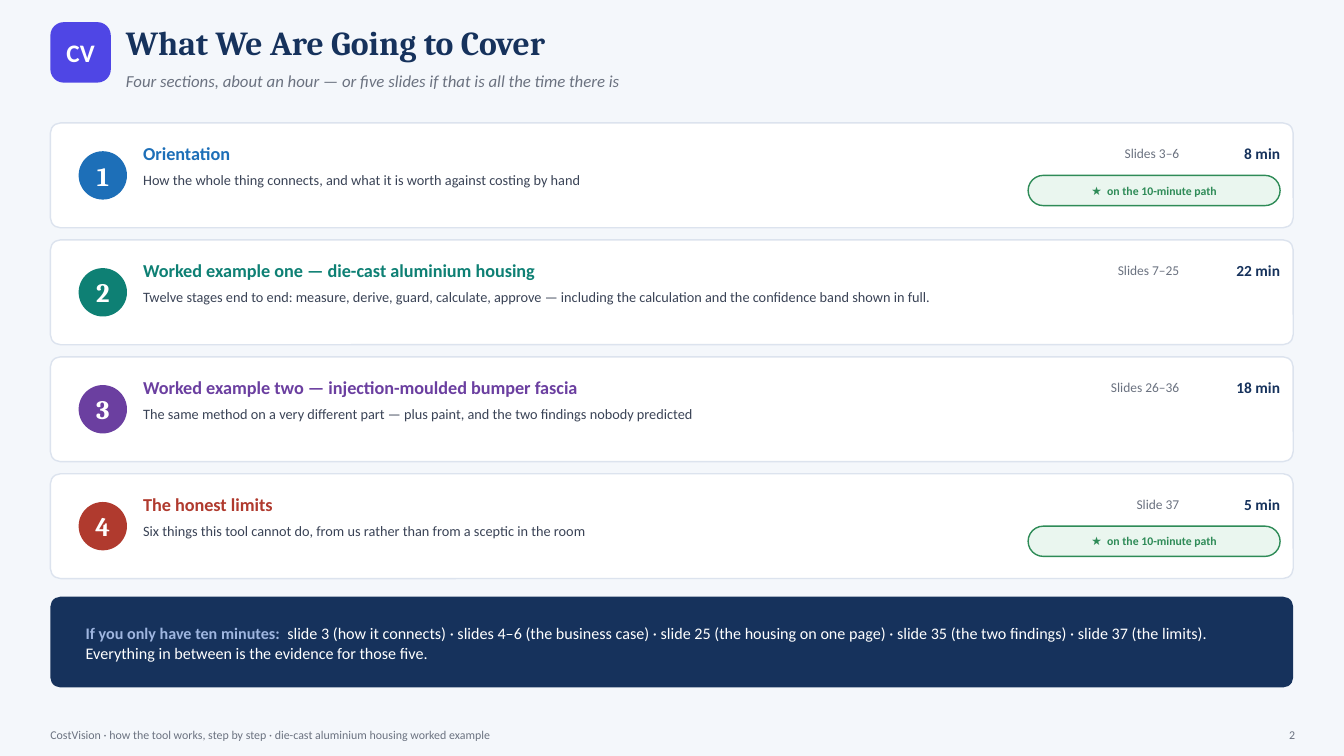
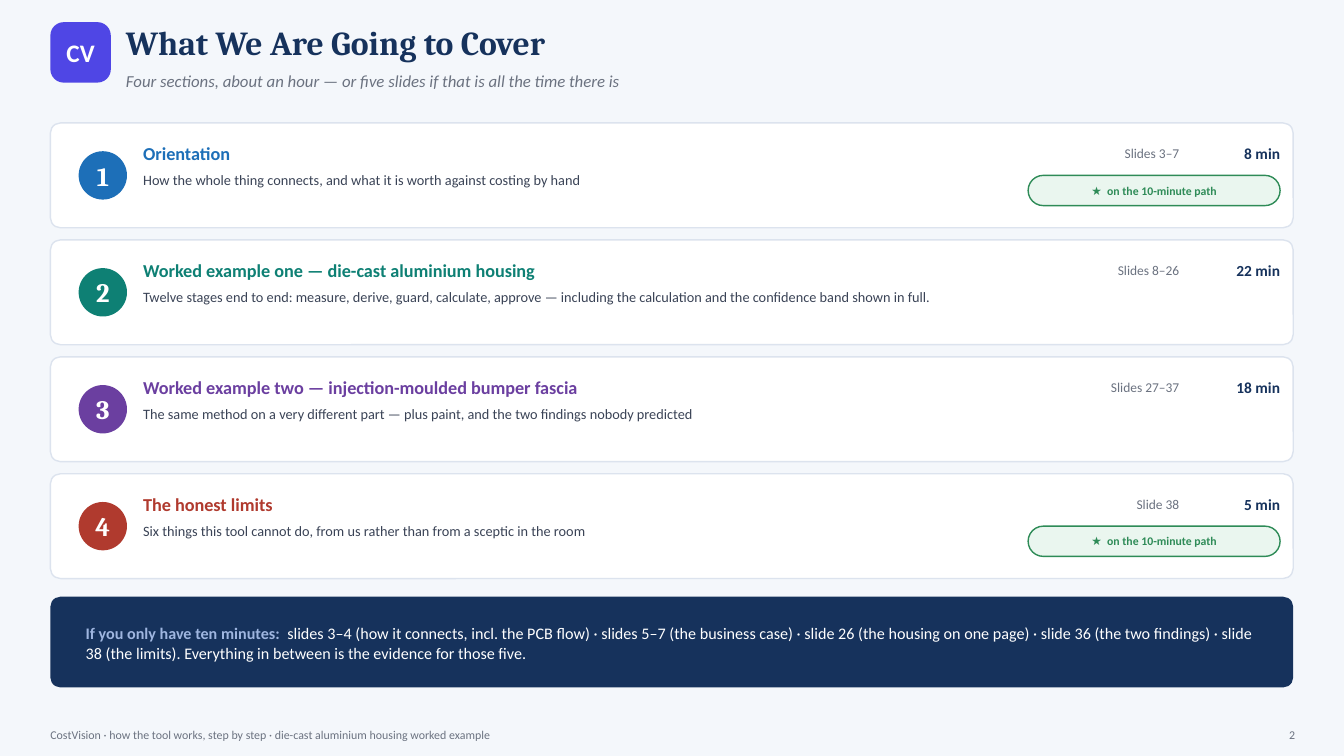
Before and after one commit to bhosaleavinash546/leamington-marathi, a slide deck: slide 2 of CostVision-Workflow-Explained.pptx. Drawn at 1344x756 pixels with LibreOffice and Linux fonts; fonts in the diff are those of the drawing. Boxes give left, top, right and bottom in pixels: in the first picture for what was removed or moved away, otherwise in the second. Text is boxed around its words. In the diff, an @@ line names an element or a change of style, - is before the commit and + after.

```diff
--- a/CostVision-Workflow-Explained.pptx
+++ b/CostVision-Workflow-Explained.pptx
@@ text at [1125,148,1179,158]: text changed @@
-Slides 3–6
+Slides 3–7
@@ text at [1118,265,1179,275]: text changed @@
-Slides 7–25
+Slides 8–26
@@ text at [1111,382,1179,392]: text changed @@
-Slides 26–36
+Slides 27–37
@@ text at [1137,499,1180,509]: text changed @@
-Slide 37
+Slide 38
@@ text at [86,627,1252,662]: text changed @@
-If you only have ten minutes: slide 3 (how it connects) · slides 4–6 (the business case) · slide 25 (the housing on one page) · slide 35 (the two findings) · slide 37 (the limits). Everything in between is the evidence for those five.
+If you only have ten minutes: slides 3–4 (how it connects, incl. the PCB flow) · slides 5–7 (the business case) · slide 26 (the housing on one page) · slide 36 (the two findings) · slide 38 (the limits). Everything in between is the evidence for those five.
```
Also in this commit, not shown: 34 other slides changed, 1 slide added, 1 other file.
